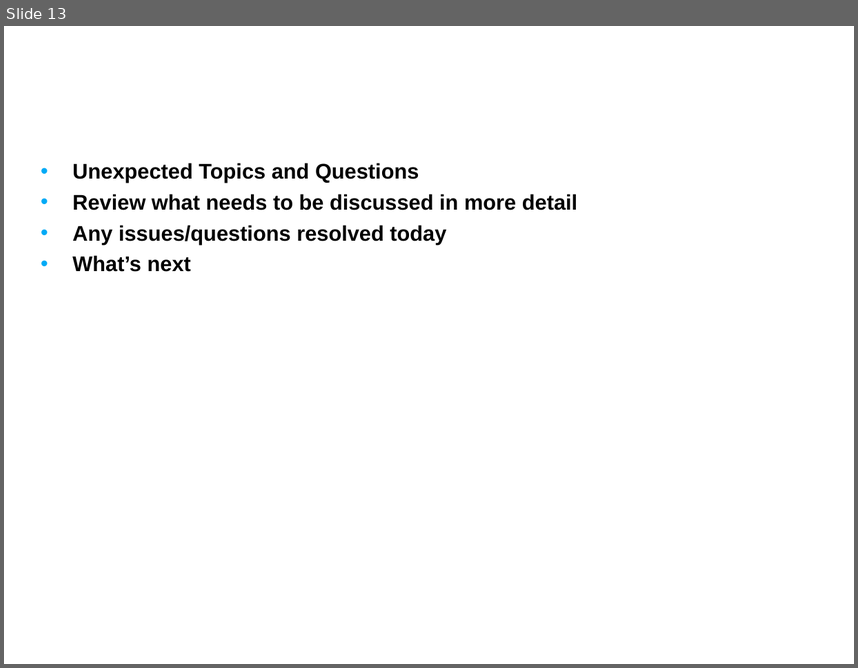
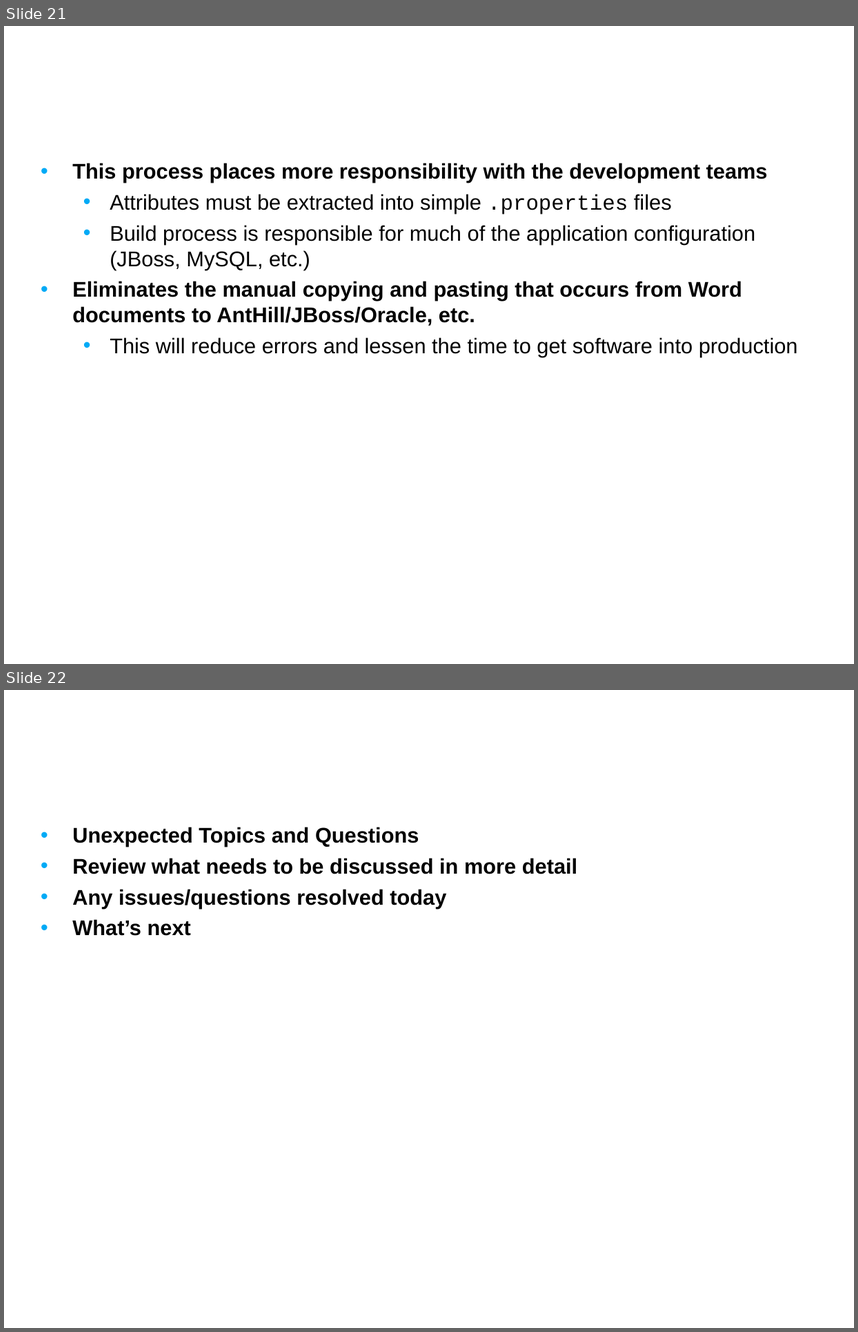
Before and after one commit to NCIP/caarray-docs, a slide deck: project_management/reports/development_to_qa_handoff.ppt. Shown one above the other, each under a label of ours: slide 13 before the commit, slides 21 and 22 after it. The pictures are 858x668 and 858x1332 pixels, drawn with LibreOffice and Linux fonts; fonts in the diff are those of the drawing; background and template pictures are left out. Boxes give left, top, right and bottom in pixels: in the first picture for what was removed or moved away, otherwise in the second. Text is boxed around its words. In the diff, an @@ line names an element or a change of style, - is before the commit and + after.

Commit message:
added build and deploy slides

```diff
--- a/project_management/reports/development_to_qa_handoff.ppt
+++ b/project_management/reports/development_to_qa_handoff.ppt
@@ slide 21 added at [4, 26, 854, 664], background picture (left out) @@
@@ title added at [32, 26, 670, 125], 24 pt, text #FFFFFF, bold @@
+Additional Information
@@ text added at [72, 163, 798, 357], 18 pt, text #000000 @@
+• This process places more responsibility with the development teams
+  • Attributes must be extracted into simple .properties files
+  • Build process is responsible for much of the application configuration (JBoss, MySQL, etc.)
+• Eliminates the manual copying and pasting that occurs from Word documents to AntHill/JBoss/Oracle, etc.
+  • This will reduce errors and lessen the time to get software into production
@@ what was slide 13 is now slide 22 @@
```
Also in this commit, not shown: 9 other slides added, 1 slide removed.
